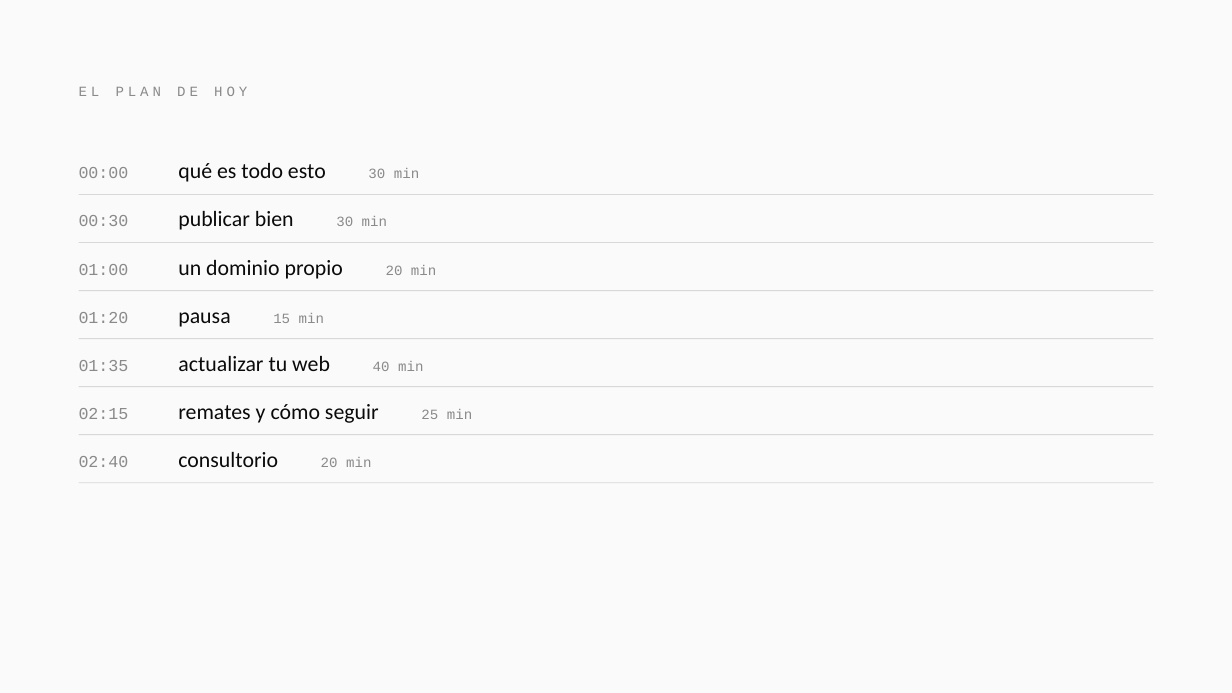
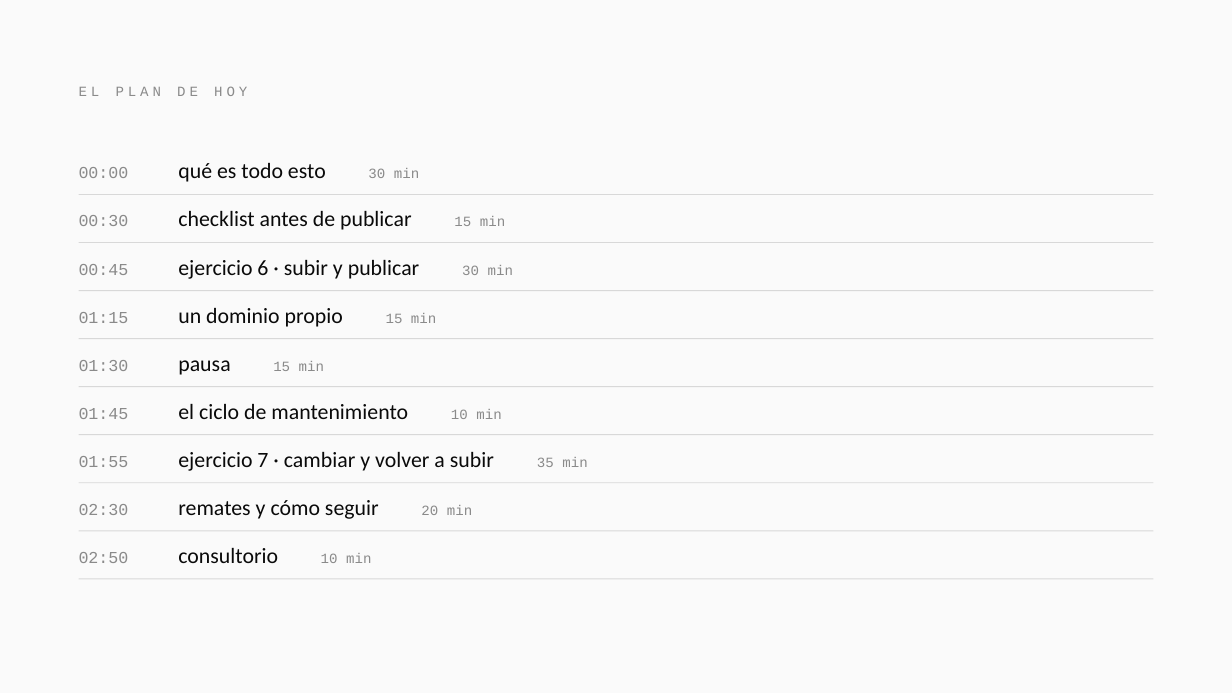
Before and after one commit to meowrhino/tallerEscocesa, a slide deck: slide 2 of presentaciones/Sesion-3-Publicar.pptx. Drawn at 1232x693 pixels with LibreOffice and Linux fonts; fonts in the diff are those of the drawing. Boxes give left, top, right and bottom in pixels: in the first picture for what was removed or moved away, otherwise in the second. Text is boxed around its words. In the diff, an @@ line names an element or a change of style, - is before the commit and + after.

```diff
--- a/presentaciones/Sesion-3-Publicar.pptx
+++ b/presentaciones/Sesion-3-Publicar.pptx
@@ text at (79,211,505,230): text changed @@
-00:30 publicar bien 30 min
+00:30 checklist antes de publicar 15 min
@@ text at (79,260,513,279): text changed @@
-01:00 un dominio propio 20 min
+00:45 ejercicio 6 · subir y publicar 30 min
@@ text at (79,308,436,327): text changed; size 13 to 17 pt; font Courier New to Calibri; text colour #8A8A8A to #0A0A0A @@
-01:20 pausa 15 min
+01:15 un dominio propio 15 min
@@ text at (79,360,324,375): text changed; size 17 to 13 pt; font Calibri to Courier New; text colour #0A0A0A to #8A8A8A @@
-01:35 actualizar tu web 40 min
+01:30 pausa 15 min
@@ text at (79,404,501,419): text changed @@
-02:15 remates y cómo seguir 25 min
+01:45 el ciclo de mantenimiento 10 min
@@ text at (79,452,587,471): text changed @@
-02:40 consultorio 20 min
+01:55 ejercicio 7 · cambiar y volver a subir 35 min
@@ text added at (79,500,472,519), 17 pt, text #0A0A0A @@
+02:30 remates y cómo seguir 20 min
@@ rectangle added at (79,531,1153,531), fill #D8D8D8 @@
@@ text added at (79,548,371,563), 17 pt, text #0A0A0A @@
+02:50 consultorio 10 min
@@ rectangle added at (79,579,1153,579), fill #D8D8D8 @@
```
Also in this commit, not shown: 21 other slides changed, 3 slides added, 1 slide removed, 10 other files.
